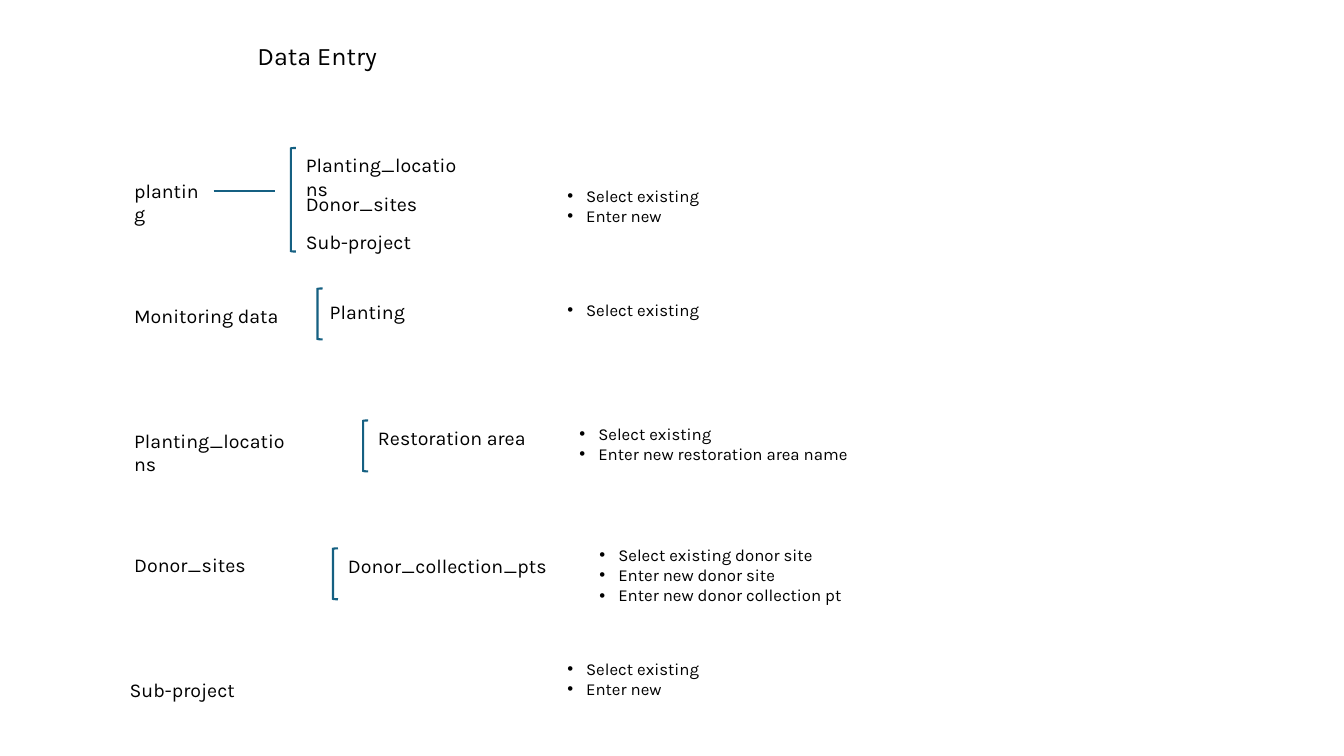
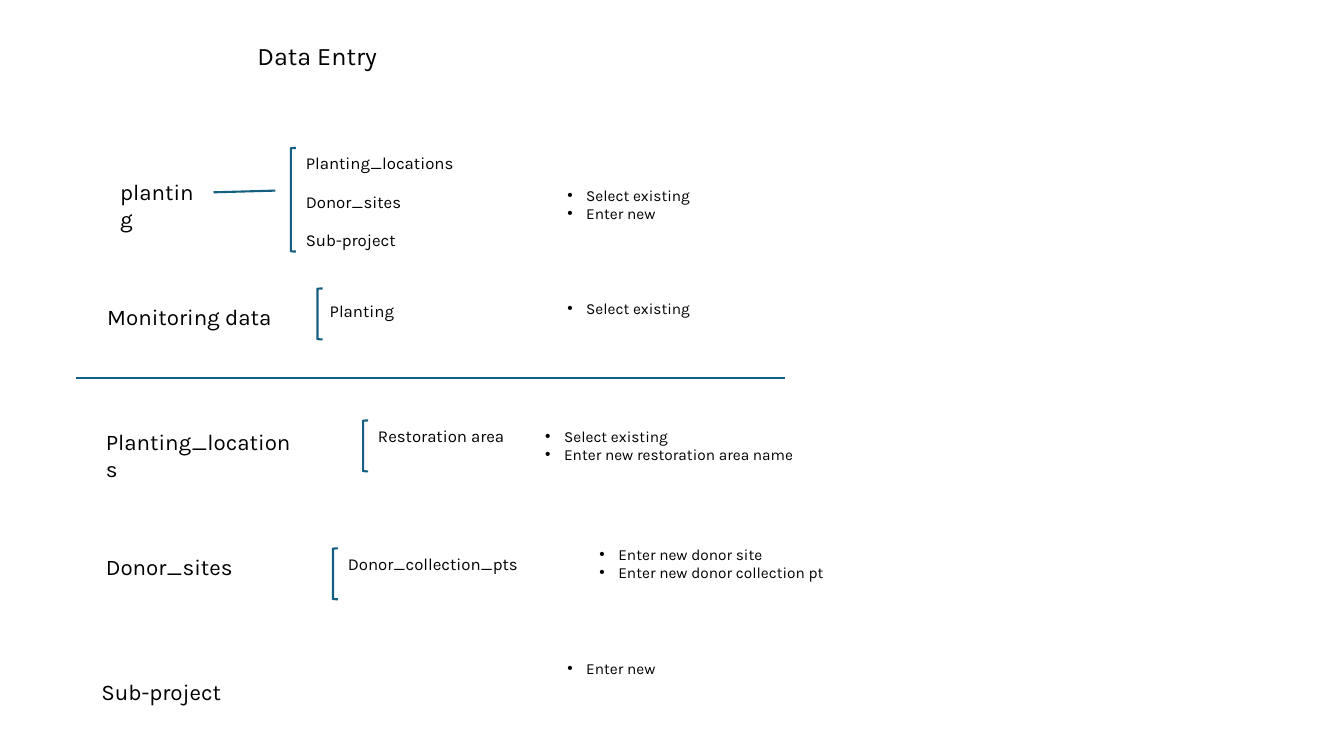
Before and after one commit to WA-Nearshore/seagrass-restoration-processing, a slide deck: slide 21 of docs/seagrass_restoration_storymap_notes.pptx. Drawn at 1344x756 pixels with LibreOffice and Linux fonts; fonts in the diff are those of the drawing. Boxes give left, top, right and bottom in pixels: in the first picture for what was removed or moved away, otherwise in the second. Text is boxed around its words. In the diff, an @@ line names an element or a change of style, - is before the commit and + after.

Commit message:
Edits to data entry category structure.

```diff
--- a/docs/seagrass_restoration_storymap_notes.pptx
+++ b/docs/seagrass_restoration_storymap_notes.pptx
@@ text "planting": place and size @@
-text "planting" at [124, 173, 214, 208]
+text "planting" at [110, 173, 213, 211]
@@ text "Monitoring data": place and size @@
-text "Monitoring data" at [134, 309, 279, 328]
+text "Monitoring data" at [107, 309, 271, 331]
@@ line added from (76, 378) to (784, 378), #156082 1.5 pt @@
@@ text "Planting_locations": place and size @@
-text "Planting_locations" at [134, 434, 284, 453]
+text "Planting_locations" at [106, 434, 291, 456]
@@ size 14 to 12 pt in 6 elements at [348, 558, 518, 574], [306, 157, 454, 173], [306, 196, 401, 208], [306, 234, 396, 250], [330, 305, 394, 321], [378, 430, 504, 443] @@
@@ text "Select existing": place and size @@
-text "Select existing" at [598, 428, 848, 461]
+text "Select existing" at [564, 431, 793, 460]
@@ text "Donor_sites": place and size @@
-text "Donor_sites" at [134, 558, 245, 573]
+text "Donor_sites" at [106, 559, 233, 576]
@@ text at [618, 549, 813, 565]: paragraph removed @@
-• Select existing donor site
@@ size 12 to 11 pt in 5 elements at [586, 303, 690, 318], [586, 190, 690, 219], [564, 431, 793, 460], [618, 549, 824, 582], [586, 664, 655, 674] @@
@@ size 14 to 16 pt in 5 elements at [110, 173, 213, 211], [107, 309, 271, 331], [106, 434, 291, 456], [106, 559, 233, 576], [101, 684, 221, 706] @@
@@ text "Sub-project": place and size @@
-text "Sub-project" at [130, 683, 235, 702]
+text "Sub-project" at [101, 684, 221, 706]
@@ text at [586, 663, 699, 679]: paragraph removed @@
-• Select existing
```
Also in this commit, not shown: 1 other file.
